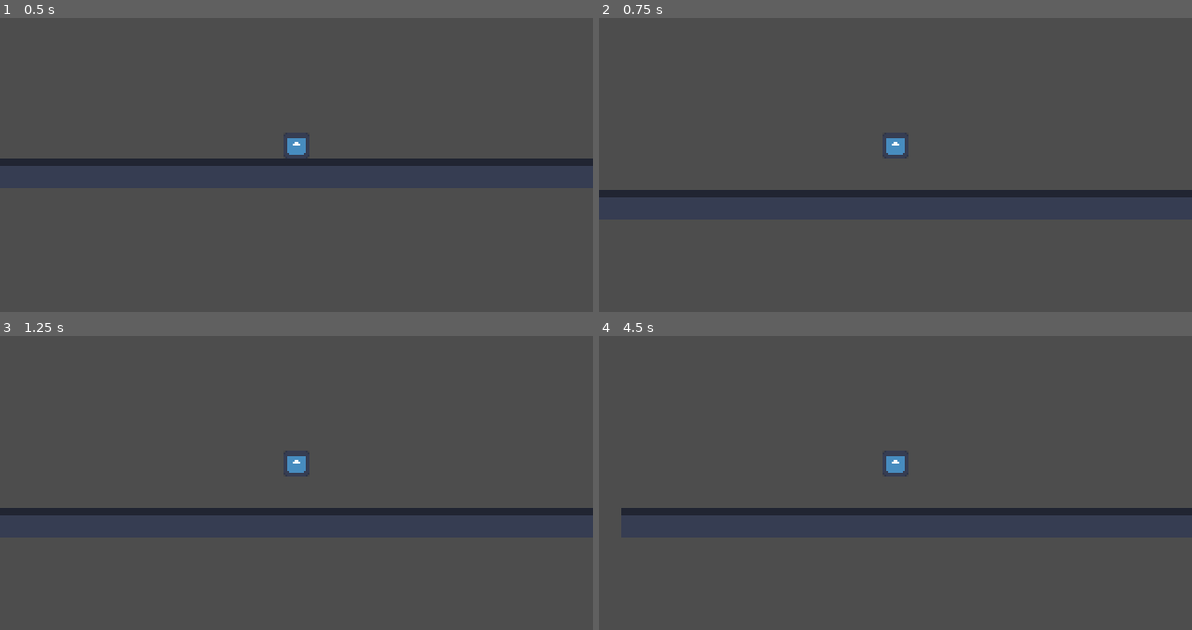
Above: before the commit, frames 1-4 (two rows, left to right).
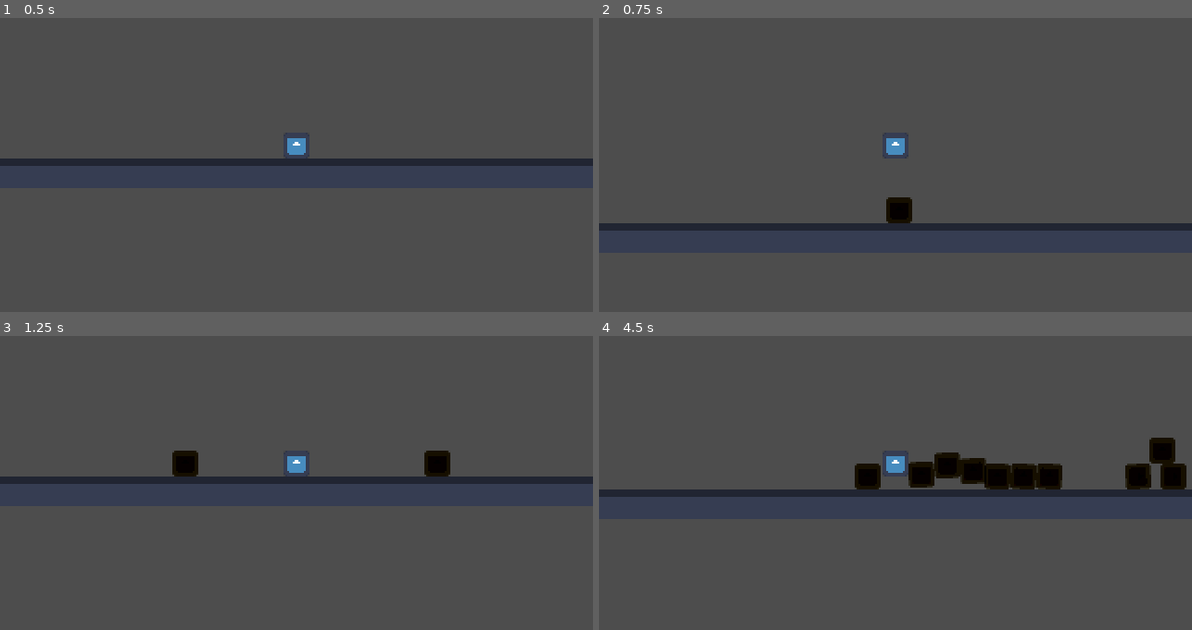
Above: after the commit, the same moments.

Repository: mannireis/gmtk
Game: Godot game, scene res://scenes/levels/testing.tscn
The game is run twice, just before and just after one commit, with the same random seed, the same clock (stepped at 60 frames per second) and the same inputs. The project has no main scene, so this scene is started directly. The engine's default icon, where the game draws it, is replaced by a stand-in: a white triangle on a blue panel in a dark square.
Inputs:
- Up to frame 1 (0.5 s): no input
- Up to frame 2 (0.75 s): tap Enter at 0.5 s; hold D (Right) from 0.53 s (still down); tap Space (Jump) at 0.6 s
- Up to frame 3 (1.25 s): keep holding D (Right); tap Space (Jump) at 0.77, 1.07 s
- Up to frame 4 (4.5 s): tap Space (Jump) at 1.35, 1.52, 1.82, 2.1, 2.85, 3.02, 3.32, 3.6, 3.77, 4.07, 4.35 s; release D (Right) at 2.03 s; hold A (Left) 2.03-4.28 s; hold D (Right) from 4.28 s (still down)

Frame 1 is identical in both runs. In frame 2, 5.4% of the frame differs, in the area x 0-100%, y 58-73%; in frame 3, 5.8%; in frame 4, 8.7%, in the area x 0-100%, y 34-62%.

Commit message:
add spawning thingy mabob

Diff:
--- /dev/null
+++ b/scenes/player/corpse.tscn
@@ -0,0 +1,20 @@
+[gd_scene format=3 uid="uid://cb5qhngt57ovj"]
+
+[ext_resource type="Texture2D" uid="uid://bc1ayuixxupfe" path="res://icon.svg" id="1_lnaw6"]
+
+[sub_resource type="CanvasItemMaterial" id="CanvasItemMaterial_lnaw6"]
+blend_mode = 2
+
+[sub_resource type="RectangleShape2D" id="RectangleShape2D_a5fph"]
+size = Vector2(14, 14)
+
+[node name="corpse" type="RigidBody2D" unique_id=2127438844]
+
+[node name="Sprite2D" type="Sprite2D" parent="." unique_id=1055369841]
+material = SubResource("CanvasItemMaterial_lnaw6")
+position = Vector2(2.9802322e-08, -1.7881393e-07)
+scale = Vector2(0.109375, 0.10937499)
+texture = ExtResource("1_lnaw6")
+
+[node name="CollisionShape2D" type="CollisionShape2D" parent="." unique_id=1025194891]
+shape = SubResource("RectangleShape2D_a5fph")
--- a/scenes/player/main.tscn
+++ b/scenes/player/main.tscn
@@ -2,12 +2,14 @@
 
 [ext_resource type="Script" uid="uid://bgv0ihfjhlraa" path="res://scripts/plaer/main.gd" id="1_s4h7g"]
 [ext_resource type="Texture2D" uid="uid://bc1ayuixxupfe" path="res://icon.svg" id="1_uqj2r"]
+[ext_resource type="PackedScene" uid="uid://cb5qhngt57ovj" path="res://scenes/player/corpse.tscn" id="2_5l0vc"]
 
 [sub_resource type="RectangleShape2D" id="RectangleShape2D_s4h7g"]
 size = Vector2(14, 14)
 
 [node name="CharacterBody2D" type="CharacterBody2D" unique_id=1003857398]
 script = ExtResource("1_s4h7g")
+corpse_scene = ExtResource("2_5l0vc")
 
 [node name="Sprite2D" type="Sprite2D" parent="." unique_id=1196720412]
 position = Vector2(2.9802322e-08, -1.7881393e-07)
--- a/scripts/plaer/main.gd
+++ b/scripts/plaer/main.gd
@@ -2,6 +2,8 @@
 
 @onready var coyote_timer: Timer = $CoyoteTimer
 @onready var jump_buffer_timer: Timer = $JumpBufferTimer
+
+@export var corpse_scene: PackedScene
 
 const jump_height: float = -230.0
 const max_gravity: float = 14.5
@@ -33,6 +35,7 @@
 		gravity = lerp(gravity, max_gravity, 12.3 * delta)
 
 	if Input.is_action_just_pressed("Jump"):
+		_spawn_corpse()
 		if jump_buffer_timer.is_stopped():
 			jump_buffer_timer.start()
 		if not jump_buffer_timer.is_stopped() and (not coyote_timer.is_stopped()) or is_on_floor():
@@ -47,8 +50,11 @@
 
 
 func _spawn_corpse() -> void:
-	# We need to create a scene that is called corpse that is a RigidBody2D and then spawn that scene in the players location
-	pass
+	# We need to create a scene that is called corpse that is a RigidBody2D and then spawn that scene in the players location - maddy
+	print("spawning corpse")
+	var corpse = corpse_scene.instantiate()
+	corpse.global_position = global_position
+	get_parent().add_child(corpse)
 
 
 func _respawn() -> void:
